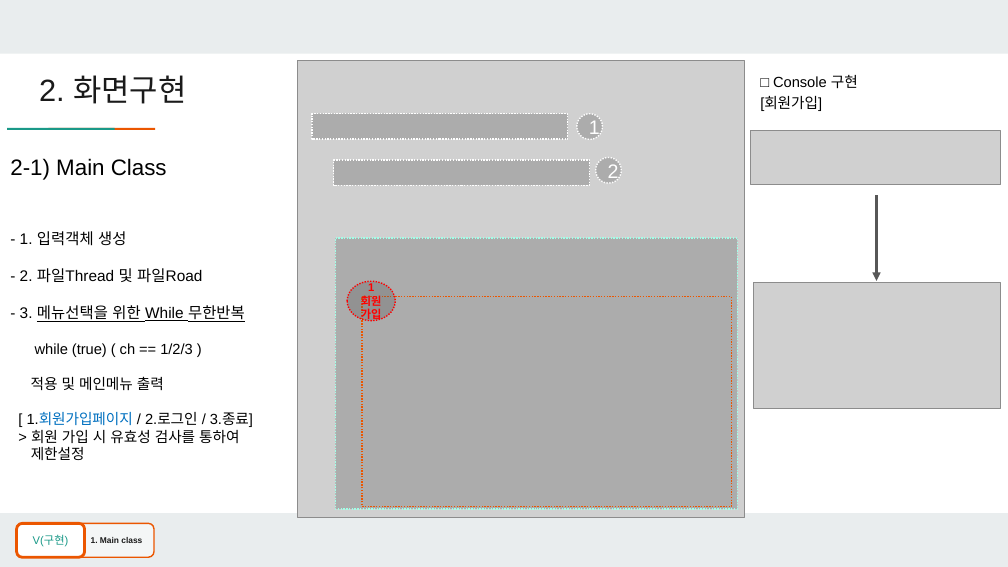
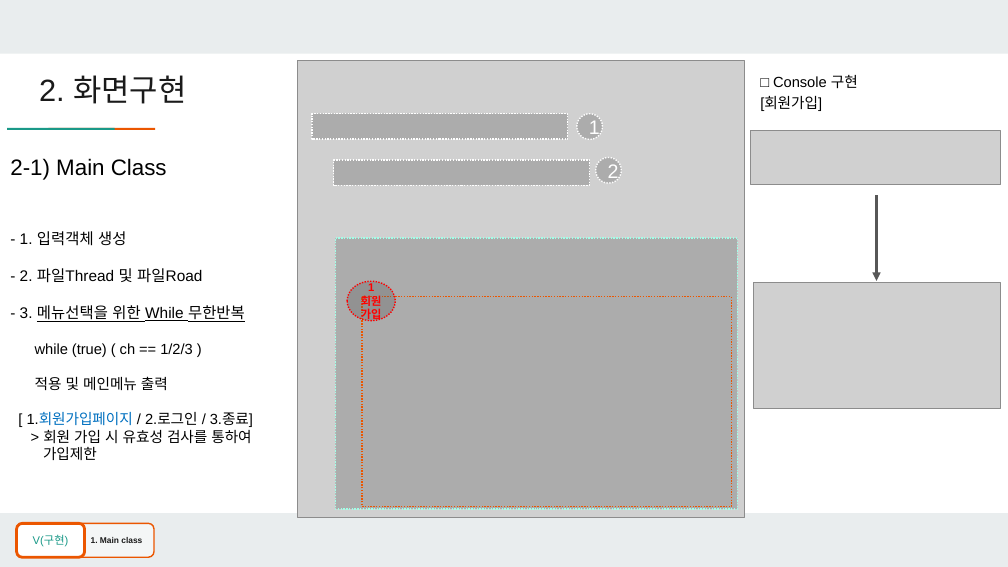
Before and after one commit to yongbeomj/Java-Console-Project, a slide deck: slide 5 of TeamProject/src/ppt/3조_호텔예약프로그램장용범,_김태호,_신우현.pptx. Drawn at 1008x567 pixels with LibreOffice and Linux fonts; fonts in the diff are those of the drawing; grey boxes stand for pictures; background and template pictures are left out. Boxes give left, top, right and bottom in pixels: in the first picture for what was removed or moved away, otherwise in the second. Text is boxed around its words. In the diff, an @@ line names an element or a change of style, - is before the commit and + after.

```diff
--- a/TeamProject/src/ppt/3조_호텔예약프로그램장용범,_김태호,_신우현.pptx
+++ b/TeamProject/src/ppt/3조_호텔예약프로그램장용범,_김태호,_신우현.pptx
@@ text at (43,430,251,460): text changed @@
-> 회원 가입 시 유효성 검사를 통하여
-제한설정
+> 회원 가입 시 유효성 검사를 통하여
+가입제한
```
Also in this commit, not shown: 3 other slides changed.
